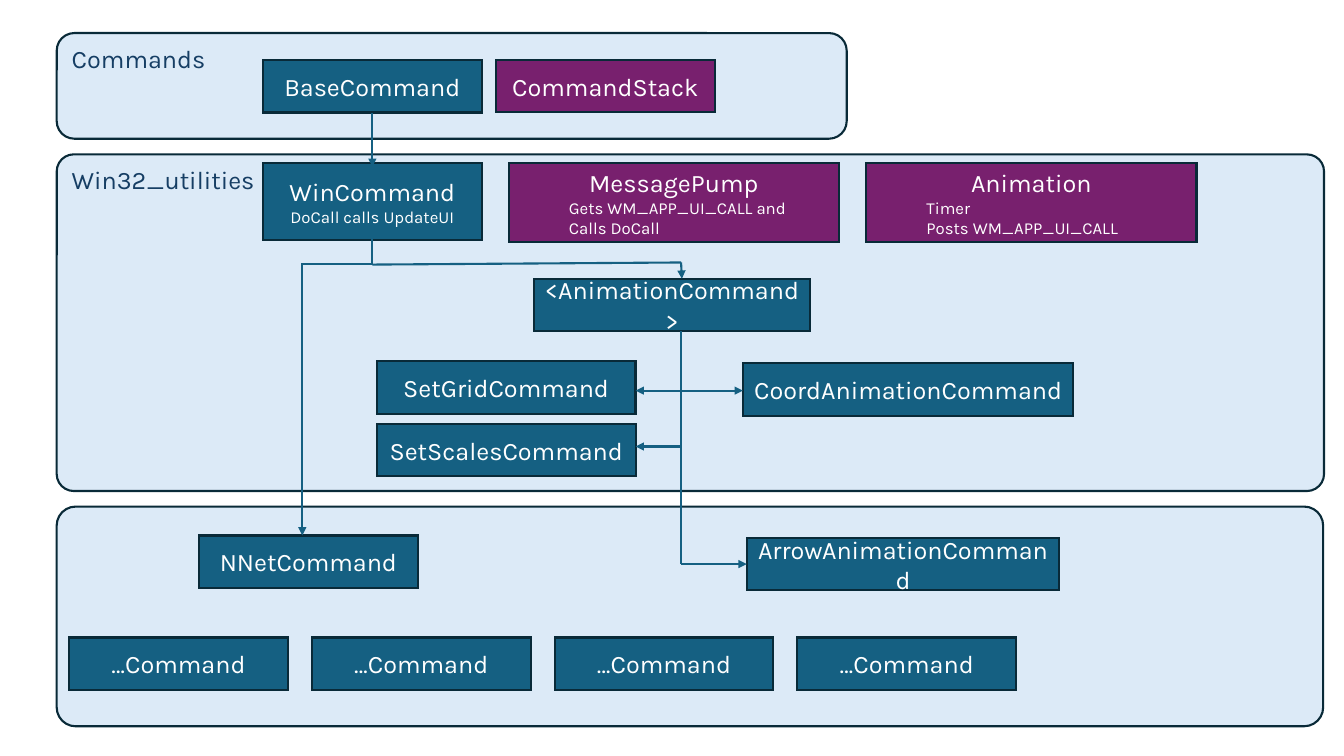
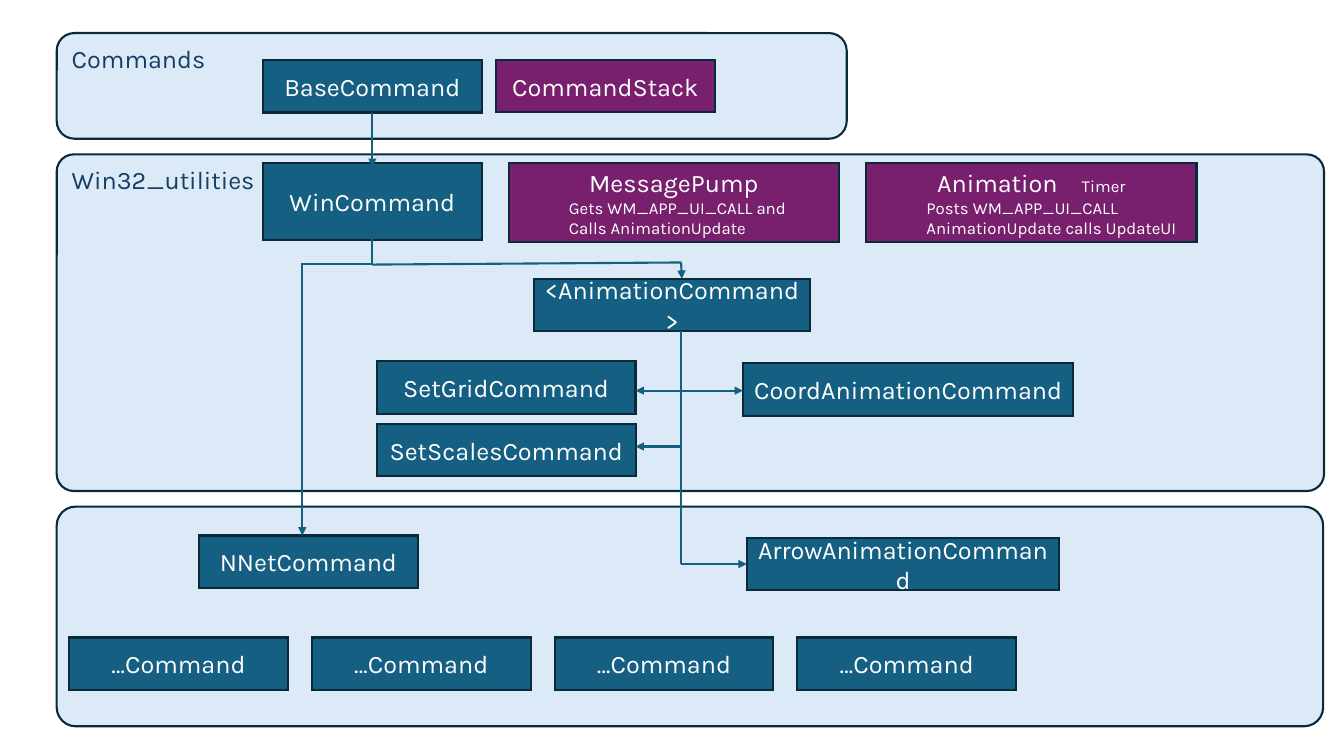
Before and after one commit to pk1954/solutions, a slide deck: slide 1 of NNet/Docu/Commands.pptx. Drawn at 1344x756 pixels with LibreOffice and Linux fonts; fonts in the diff are those of the drawing. Boxes give left, top, right and bottom in pixels: in the first picture for what was removed or moved away, otherwise in the second. Text is boxed around its words. In the diff, an @@ line names an element or a change of style, - is before the commit and + after.

```diff
--- a/NNet/Docu/Commands.pptx
+++ b/NNet/Docu/Commands.pptx
@@ text in rectangle at [937,174,1126,193]: text changed @@
-Animation
-  Timer
+Animation Timer
@@ text in rectangle at [290,211,455,227]: paragraph removed @@
-DoCall calls UpdateUI
@@ text in rectangle at [569,222,746,238]: text changed @@
-  Calls DoCall
+  Calls AnimationUpdate
@@ text in rectangle at [926,222,1177,238]: paragraph added @@
+  AnimationUpdate calls UpdateUI
```
Also in this commit, not shown: 9 other files.
